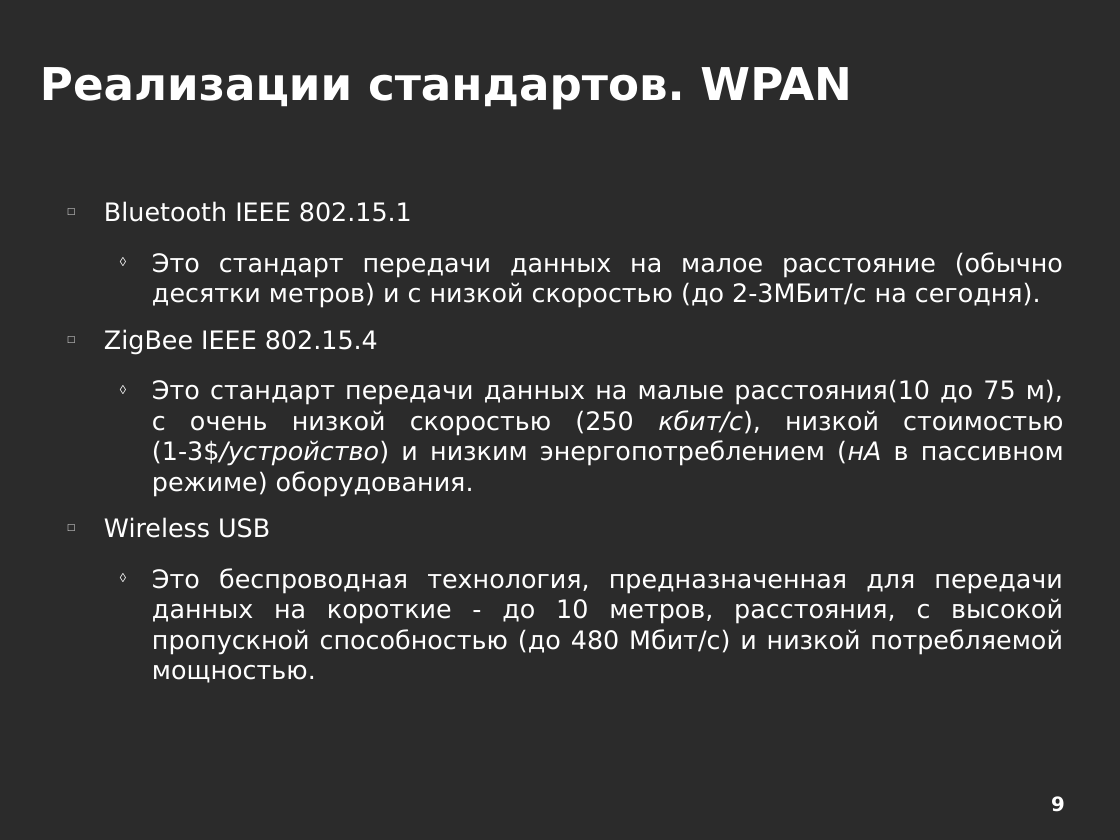
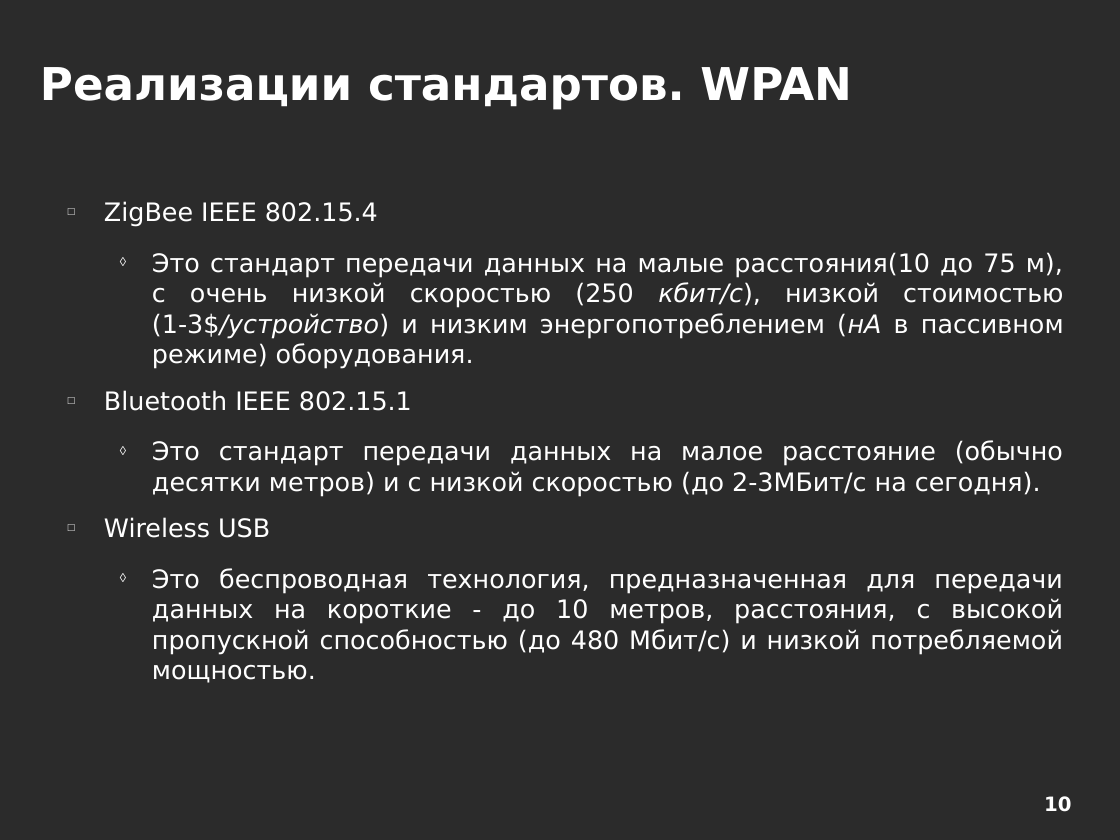
Before and after one commit to aeremenok/a-team-777, a slide deck: slide 10 of 10/smm/doc/eav_wireless.odp (slide 9 before the commit). Drawn at 1120x840 pixels with LibreOffice and Linux fonts; fonts in the diff are those of the drawing; background and template pictures are left out; a plain dark background stands for a picture behind light text. Boxes give left, top, right and bottom in pixels: in the first picture for what was removed or moved away, otherwise in the second. Text is boxed around its words. In the diff, an @@ line names an element or a change of style, - is before the commit and + after.

```diff
--- a/10/smm/doc/eav_wireless.odp
+++ b/10/smm/doc/eav_wireless.odp
@@ text at [104,201,1064,369]: paragraphs added @@
+□ ZigBee IEEE 802.15.4
+  ◊ Это стандарт передачи данных на малые расстояния(10 до 75 м), с очень низкой скоростью (250 кбит/с), низкой стоимостью (1-3$/устройство) и низким энергопотреблением (нА в пассивном режиме) оборудования.
@@ text at [152,379,1064,497]: paragraphs removed @@
-□ ZigBee IEEE 802.15.4
-  ◊ Это стандарт передачи данных на малые расстояния(10 до 75 м), с очень низкой скоростью (250 кбит/с), низкой стоимостью (1-3$/устройство) и низким энергопотреблением (нА в пассивном режиме) оборудования.
@@ page number at [1044,796,1071,812]: text changed @@
-9
+10
```
Also in this commit, not shown: 20 other slides changed, 3 slides added, 1 slide removed.
